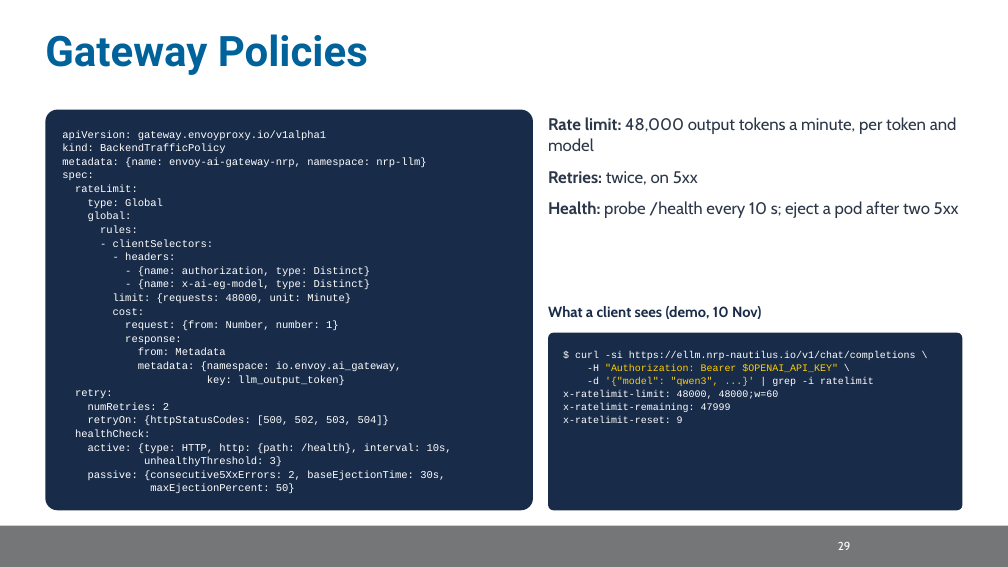
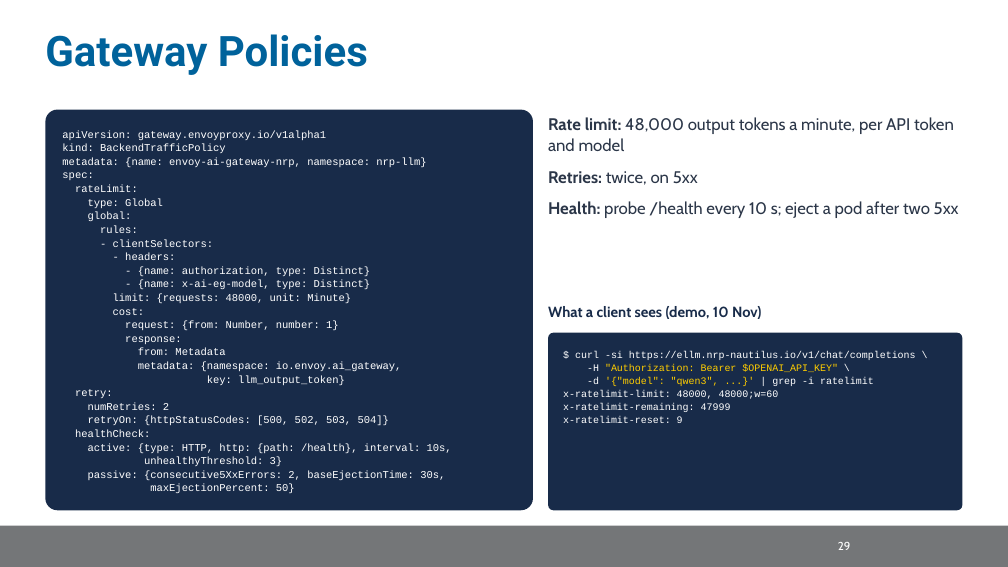
Before and after one commit to nrp-nautilus/nrp-training, a slide deck: slide 51 of trainings/scinet-sc26/slides/scinet-nrp.pptx (slide 39 before the commit). Drawn at 1008x567 pixels with LibreOffice and Linux fonts; fonts in the diff are those of the drawing; background and template pictures are left out. Boxes give left, top, right and bottom in pixels: in the first picture for what was removed or moved away, otherwise in the second. Text is boxed around its words. In the diff, an @@ line names an element or a change of style, - is before the commit and + after.

Commit message:
scinet-sc26: slide revisions, an agent in the demo, a presenter reference
- Slides advance by keys only; mouse clicks no longer change slides
- New slides: Containers and Kubernetes, How Services Get Deployed, Fitting
  Big Models on Contributed GPUs, What is a Namespace?, Runner Flavors (backup)
- Getting Traffic In redrawn to the real path (DNS, HAProxy ingress nodes,
  cert-manager; MetalLB for non-HTTP services); Policy, Network, Request path,
  Sharing GPUs and Multi-Node Serving step through with moving dots
- Owners get reservation taints, not a priority class; no billing wording
- Real Thanos panels and the MaDDash loss grid; Internet2 sites on the map
- Demo: no admin-only commands; new agent.ipynb with three read-only tools
- Slides split into section files; reference.md glossary for the presenter

```diff
--- a/trainings/scinet-sc26/slides/scinet-nrp.pptx
+++ b/trainings/scinet-sc26/slides/scinet-nrp.pptx
@@ text at [548, 117, 954, 151]: text changed @@
-Rate limit: 48,000 output tokens a minute, per token and model
+Rate limit: 48,000 output tokens a minute, per API token and model
```
Also in this commit, not shown: 48 other slides changed, 19 slides added, 3 slides removed, 28 other files.
